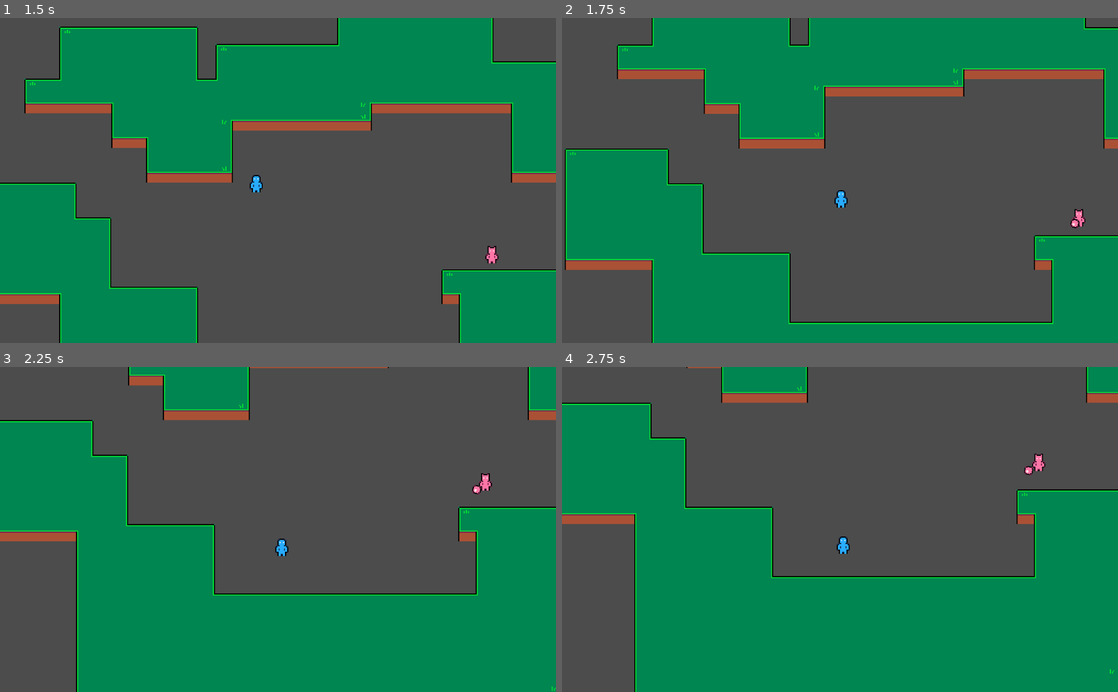
Above: before the commit, frames 1-4 (two rows, left to right).
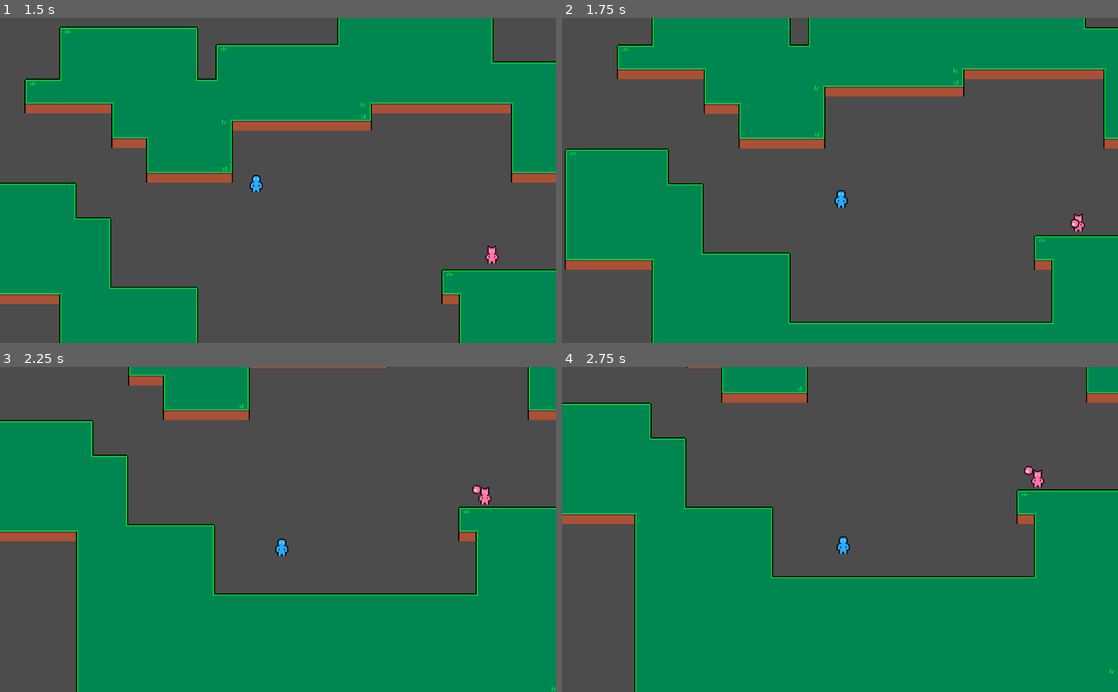
Above: after the commit, the same moments.

Repository: Sininenblue/Boundless
Game: Godot game, scene res://Levels/TestLevel.tscn
Two runs of this game, one before a commit and one after it. Both use one fixed random seed, a clock stepped at 60 frames per second and the inputs below.
Inputs (mouse positions are in pixels of both pictures, inside the frame that each line leads up to):
- Up to frame 1 (1.5 s): tap Enter at 0.5 s; move the mouse to (400, 164) at 0.52 s; press the mouse at (400, 164) at 0.53 s; tap Space at 1.25 s; move the mouse to (166, 196) at 1.27 s; release the mouse at (166, 196) at 1.28 s; click (166, 196) at 1.35 s
- Up to frame 2 (1.75 s): no input
- Up to frame 3 (2.25 s): move the mouse to (333, 458) at 2.02 s; press the mouse at (333, 458) at 2.03 s
- Up to frame 4 (2.75 s): no input

Frame 1 is identical in both runs. In frame 2, less than 0.1% of the frame differs, in the area x 91-95%, y 58-66%; in frame 3, 0.2%; in frame 4, 0.2%, in the area x 84-87%, y 26-37%.

Commit message:
SUCCESFULLY MADE AN ENEMY SCRIPT
WOOOOOOOOOOOOOOOOO

Diff:
--- a/Characters/Melee Enemy/Melee Enemy.gd
+++ b/Characters/Melee Enemy/Melee Enemy.gd
@@ -1,40 +1,6 @@
 extends movement_script
 
-var direction : Vector2
-var speed : int = 20
-var weight : float = .2
-var direction_change_frequency : float = 3
-
-var health : int = 3
-var target : KinematicBody2D = null
-
-onready var direction_check = $DirectionCheck
-onready var new_direction_timer = $NewDirectionTimer
-onready var arm = $Arm
-
-func _ready():
-	randomize()
-
 func _physics_process(delta):
-	move_character(direction, speed, weight)
-
-	if health <= 0:
-		call_deferred("queue_free")
-
 	if target and is_instance_valid(target):
-		arm.look_at(target.position)
-
-	#checks direction and changes if it collides with something
-	if direction_check.is_colliding():
-		direction = -direction
-		direction_check.cast_to = direction * 10
-	else:
-		direction_check.cast_to = direction * 10
-
-
-func _on_NewDirectionTimer_timeout():
-	new_direction_timer.start(rand_range(.5, direction_change_frequency))
-	if randf() <= .6:
-		direction = position.direction_to(position + Vector2(rand_range(-1,1),rand_range(-1,1)))
-	else:
-		direction = Vector2.ZERO
+		var target_angle = target.global_position.angle_to_point(global_position)
+		arm.rotation = lerp_angle(arm.rotation, target_angle, .02)
--- a/Characters/Melee Enemy/Melee Enemy.tscn
+++ b/Characters/Melee Enemy/Melee Enemy.tscn
@@ -1,19 +1,24 @@
-[gd_scene load_steps=8 format=2]
+[gd_scene load_steps=10 format=2]
 
 [ext_resource path="res://Characters/Melee Enemy/Melee Enemy.gd" type="Script" id=1]
 [ext_resource path="res://Combat/HitDetection/DirectionCheck.tscn" type="PackedScene" id=2]
 [ext_resource path="res://Combat/HitDetection/TargetDetection.tscn" type="PackedScene" id=3]
 [ext_resource path="res://Combat/HitDetection/NewDirectionTimer.tscn" type="PackedScene" id=4]
 [ext_resource path="res://Combat/HitDetection/Hurtbox.tscn" type="PackedScene" id=5]
+[ext_resource path="res://Combat/HitDetection/Hitbox.tscn" type="PackedScene" id=6]
 
 [sub_resource type="CircleShape2D" id=1]
 radius = 6.08276
+
+[sub_resource type="CircleShape2D" id=3]
 
 [sub_resource type="CapsuleShape2D" id=2]
 radius = 8.0
 height = 4.0
 
 [node name="Melee Enemy" type="KinematicBody2D"]
+collision_layer = 2
+collision_mask = 3
 script = ExtResource( 1 )
 
 [node name="CollisionShape2D" type="CollisionShape2D" parent="."]
@@ -23,11 +28,15 @@
 
 [node name="DirectionCheck" parent="." instance=ExtResource( 2 )]
 
-[node name="NewDirectionTimer" parent="." instance=ExtResource( 4 )]
-
 [node name="Arm" type="Position2D" parent="."]
 
-[node name="TargetDetection" parent="." instance=ExtResource( 3 )]
+[node name="Hitbox" parent="Arm" instance=ExtResource( 6 )]
+position = Vector2( 11, 0 )
+collision_layer = 16
+collision_mask = 8
+
+[node name="CollisionShape2D" parent="Arm/Hitbox" index="0"]
+shape = SubResource( 3 )
 
 [node name="Hurtbox" parent="." instance=ExtResource( 5 )]
 collision_layer = 32
@@ -36,6 +45,9 @@
 [node name="CollisionShape2D" parent="Hurtbox" index="0"]
 shape = SubResource( 2 )
 
-[connection signal="timeout" from="NewDirectionTimer" to="." method="_on_NewDirectionTimer_timeout"]
+[node name="TargetDetection" parent="." instance=ExtResource( 3 )]
 
+[node name="NewDirectionTimer" parent="." instance=ExtResource( 4 )]
+
+[editable path="Arm/Hitbox"]
 [editable path="Hurtbox"]
--- a/Characters/Player/Player.tscn
+++ b/Characters/Player/Player.tscn
@@ -18,6 +18,7 @@
 collision_layer = 2
 collision_mask = 3
 script = ExtResource( 2 )
+health = 1
 
 [node name="CollisionShape2D" type="CollisionShape2D" parent="."]
 shape = SubResource( 1 )
--- a/Characters/Ranged Enemy/Ranged Enemy.gd
+++ b/Characters/Ranged Enemy/Ranged Enemy.gd
@@ -2,41 +2,14 @@
 
 var BULLET = preload("res://Combat/EnemyProjectile/EnemyProjectile.tscn")
 
-var direction : Vector2
-var speed : int = 50
-var weight : float = .3
-var direction_change_frequency : float = 3
-
-var health : int = 3
-var target : KinematicBody2D = null
-
 var shoot_frequency : float = 2
 onready var shoot_timer = $ShootTimer
 
-onready var new_direction_timer = $NewDirectionTimer
-onready var direction_check = $DirectionCheck
-onready var arm = $Arm
-
-func _ready():
-	randomize()
-
-func _physics_process(delta):
-	move_character(direction, speed, weight)
-
-	if health <= 0:
-		call_deferred("queue_free")
-
+func _physics_process(_delta):
 	if target and is_instance_valid(target):
 		arm.look_at(target.position)
 
-	#checks direction and changes if it collides with something
-	if direction_check.is_colliding():
-		direction = -direction
-		direction_check.cast_to = direction * 10
-	else:
-		direction_check.cast_to = direction * 10
 
-#this is unique
 func shoot():
 	shoot_timer.start(rand_range(.7, shoot_frequency))
 	if target:
@@ -44,26 +17,5 @@
 		bullet.transform = arm.global_transform
 		get_parent().add_child(bullet)
 
-
-
-func _on_NewDirectionTimer_timeout():
-	new_direction_timer.start(rand_range(.5, direction_change_frequency))
-	if randf() <= .6:
-		direction = position.direction_to(position + Vector2(rand_range(-1,1),rand_range(-1,1)))
-	else:
-		direction = Vector2.ZERO
-
-#this is unique
 func _on_ShootTimer_timeout():
 	shoot()
-
-
-func _on_Hurtbox_area_entered(area):
-	health -= area.damage
-	var knockback_direction = -position.direction_to(area.global_position)
-	velocity += knockback_direction * area.knockback
-
-
-func _on_TargetDetection_body_entered(body):
-	if "Player" in body.name:
-		target = body
--- a/Characters/Ranged Enemy/Ranged Enemy.tscn
+++ b/Characters/Ranged Enemy/Ranged Enemy.tscn
@@ -46,9 +46,6 @@
 
 [node name="TargetDetection" parent="." instance=ExtResource( 4 )]
 
-[connection signal="timeout" from="NewDirectionTimer" to="." method="_on_NewDirectionTimer_timeout"]
 [connection signal="timeout" from="ShootTimer" to="." method="_on_ShootTimer_timeout"]
-[connection signal="area_entered" from="Hurtbox" to="." method="_on_Hurtbox_area_entered"]
-[connection signal="body_entered" from="TargetDetection" to="." method="_on_TargetDetection_body_entered"]
 
 [editable path="Hurtbox"]
--- a/Combat/EnemyProjectile/Projectile.gd
+++ b/Combat/EnemyProjectile/Projectile.gd
@@ -6,9 +6,9 @@
 	position += (transform.x * speed) * delta
 
 
-func _on_Hitbox_area_entered(area):
+func _on_Hitbox_area_entered(_area):
 	call_deferred("queue_free")
 
 
-func _on_Hitbox_body_entered(body):
+func _on_Hitbox_body_entered(_body):
 	call_deferred("queue_free")
--- /dev/null
+++ b/Environment/Spikes/Spike.tscn
@@ -0,0 +1,16 @@
+[gd_scene load_steps=3 format=2]
+
+[ext_resource path="res://Combat/HitDetection/Hitbox.tscn" type="PackedScene" id=1]
+
+[sub_resource type="CapsuleShape2D" id=1]
+
+[node name="Spike" type="Sprite"]
+
+[node name="Hitbox" parent="." instance=ExtResource( 1 )]
+collision_layer = 16
+collision_mask = 8
+
+[node name="CollisionShape2D" parent="Hitbox" index="0"]
+shape = SubResource( 1 )
+
+[editable path="Hitbox"]
--- a/ExtraScripts/MovementScript.gd
+++ b/ExtraScripts/MovementScript.gd
@@ -1,11 +1,59 @@
 class_name movement_script extends KinematicBody2D
 
 var velocity : Vector2
+var direction : Vector2
+var target : KinematicBody2D = null
 
-func move_character(direction:Vector2, speed:float, weight:float):
+
+export var speed : int = 50
+export var weight : float = .3
+export var direction_change_frequency : float = 3
+export var health : int = 3
+
+
+onready var new_direction_timer = $NewDirectionTimer
+onready var direction_check = $DirectionCheck
+onready var arm = $Arm
+
+func _ready():
+	randomize()
+
+	new_direction_timer.connect("timeout", self, "_on_NewDirectionTimer_timeout")
+	$Hurtbox.connect("area_entered", self, "_on_Hurtbox_area_entered")
+	$TargetDetection.connect("body_entered",self,"_on_TargetDetection_body_entered")
+
+
+func _physics_process(_delta):
 	direction = direction.normalized()
 	velocity = velocity.linear_interpolate(direction * speed, weight)
+	velocity = move_and_slide(velocity)
+
+	if health <= 0:
+		call_deferred("queue_free")
 
 
-func _physics_process(delta):
-	velocity = move_and_slide(velocity)
+	#checks direction and changes if it collides with something
+	if direction_check.is_colliding():
+		direction = -direction
+		direction_check.cast_to = direction * 10
+	else:
+		direction_check.cast_to = direction * 10
+
+
+func _on_NewDirectionTimer_timeout():
+	new_direction_timer.start(rand_range(.5, direction_change_frequency))
+	if randf() <= .6:
+		direction = position.direction_to(position + Vector2(rand_range(-1,1),rand_range(-1,1)))
+	else:
+		direction = Vector2.ZERO
+
+
+func _on_Hurtbox_area_entered(area):
+	health -= area.damage
+	var knockback_direction = -position.direction_to(area.global_position)
+	velocity += knockback_direction * area.knockback
+
+
+func _on_TargetDetection_body_entered(body):
+	if "Player" in body.name:
+		target = body
--- a/Levels/TestLevel.tscn
+++ b/Levels/TestLevel.tscn
@@ -1,9 +1,10 @@
-[gd_scene load_steps=21 format=2]
+[gd_scene load_steps=22 format=2]
 
 [ext_resource path="res://Characters/Player/Player.tscn" type="PackedScene" id=1]
 [ext_resource path="res://Assets/Prototype Arts/topdowntiles.png" type="Texture" id=2]
 [ext_resource path="res://Characters/Ranged Enemy/Ranged Enemy.tscn" type="PackedScene" id=3]
 [ext_resource path="res://Characters/Melee Enemy/Melee Enemy.tscn" type="PackedScene" id=4]
+[ext_resource path="res://Environment/Spikes/Spike.tscn" type="PackedScene" id=5]
 
 [sub_resource type="ConvexPolygonShape2D" id=1]
 points = PoolVector2Array( 0, 0, 16, 0, 16, 16, 0, 16 )
@@ -189,3 +190,6 @@
 
 [node name="Melee Enemy" parent="." instance=ExtResource( 4 )]
 position = Vector2( 318.779, 267.146 )
+
+[node name="Spike" parent="." instance=ExtResource( 5 )]
+position = Vector2( 411.137, 158.74 )
